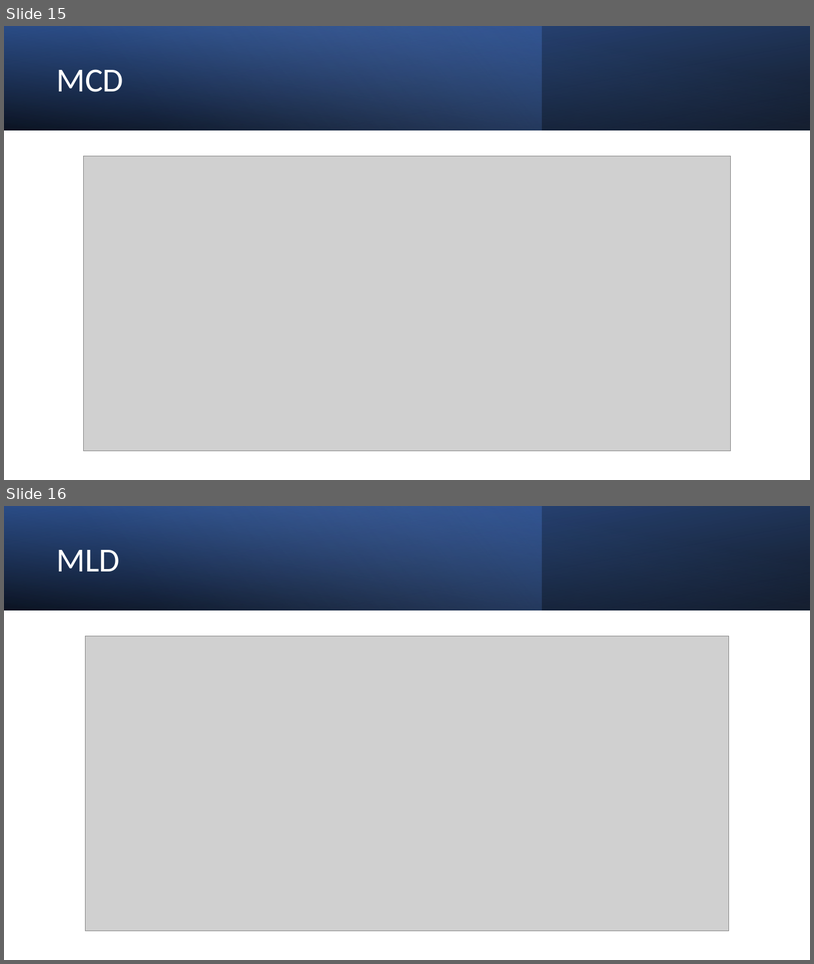
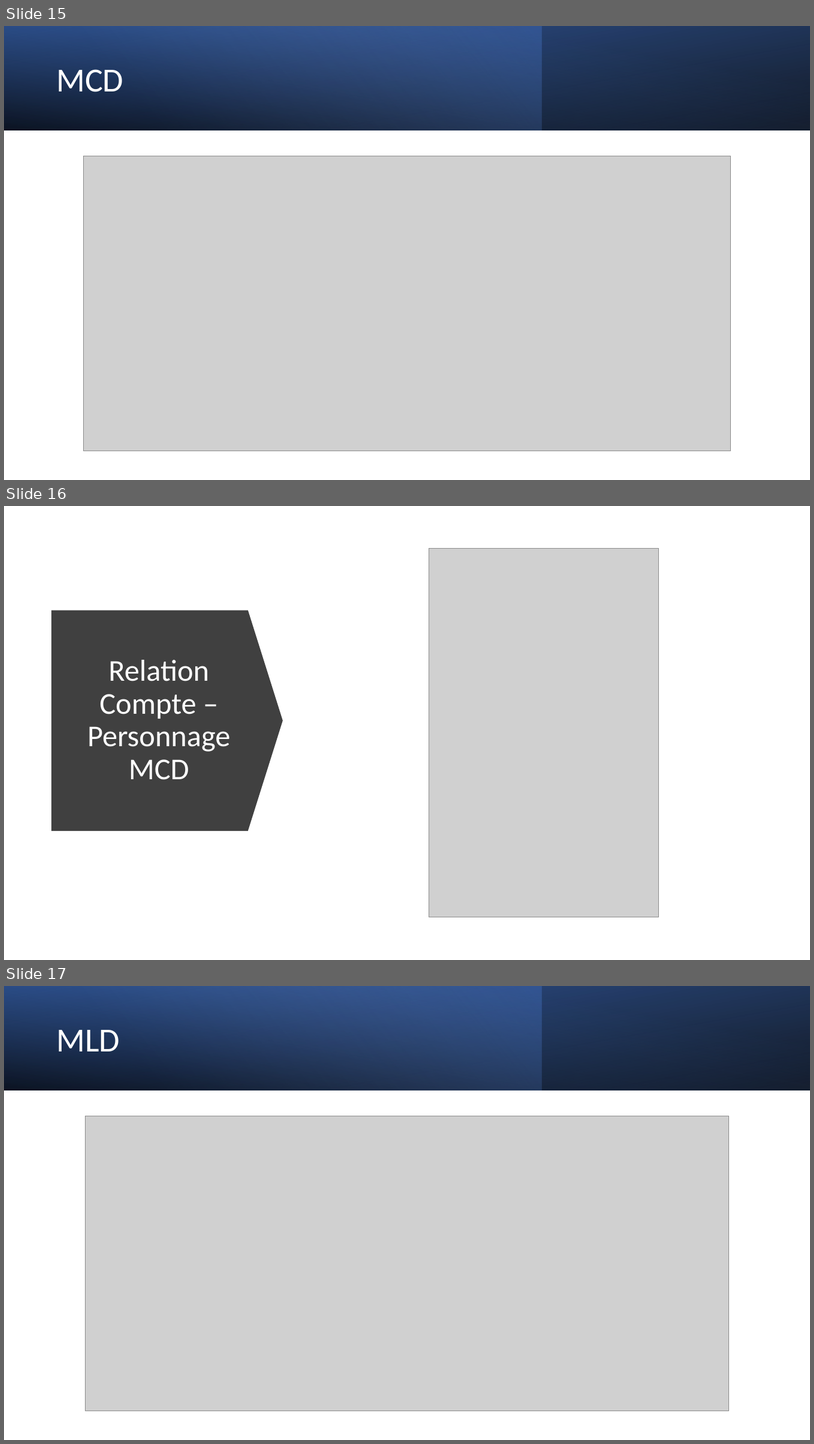
Before and after one commit to KrouriB/ProjetFightingGame, a slide deck: The Litlle Fighting.pptx. Shown one above the other, each under a label of ours: slides 15 and 16 before the commit, slides 15, 16 and 17 after it. The pictures are 814x964 and 814x1444 pixels, drawn with LibreOffice and Linux fonts; fonts in the diff are those of the drawing; grey boxes stand for pictures. Boxes give left, top, right and bottom in pixels: in the first picture for what was removed or moved away, otherwise in the second. Text is boxed around its words. In the diff, an @@ line names an element or a change of style, - is before the commit and + after.

```diff
--- a/The Litlle Fighting.pptx
+++ b/The Litlle Fighting.pptx
@@ slide 16 added at [4,506,810,960], background #FFFFFF @@
@@ picture added at [429,549,659,917] @@
@@ down arrow added at [52,610,284,831], fill #404040 @@
@@ title added at [87,660,230,780], 36 pt, text #FFFFFF @@
+Relation Compte – Personnage MCD
@@ what was slide 16 is now slide 17 @@
```
Also in this commit, not shown: 2 slides changed, 7 other slides added, 2 slides removed, 1 other file.
